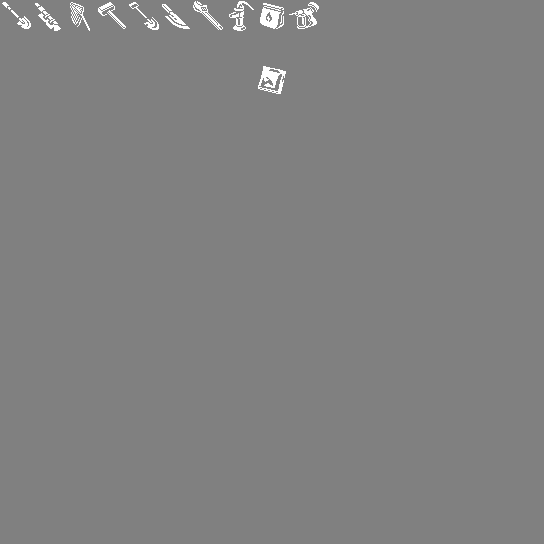
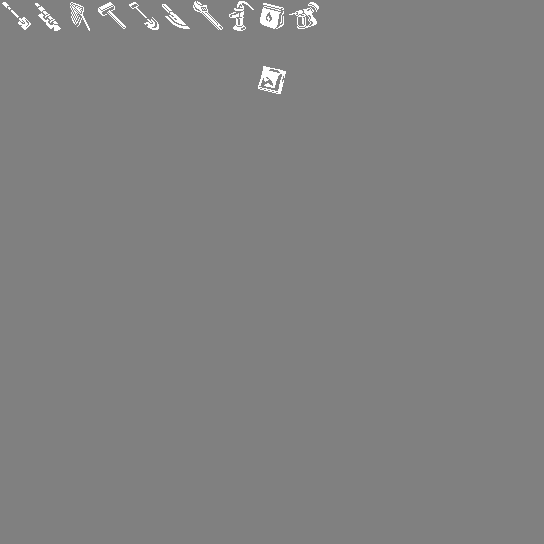
Comparing the layer stacks of the two (544, 544) images. Changes:
painted on "图层 4" over [17,16,31,30]
